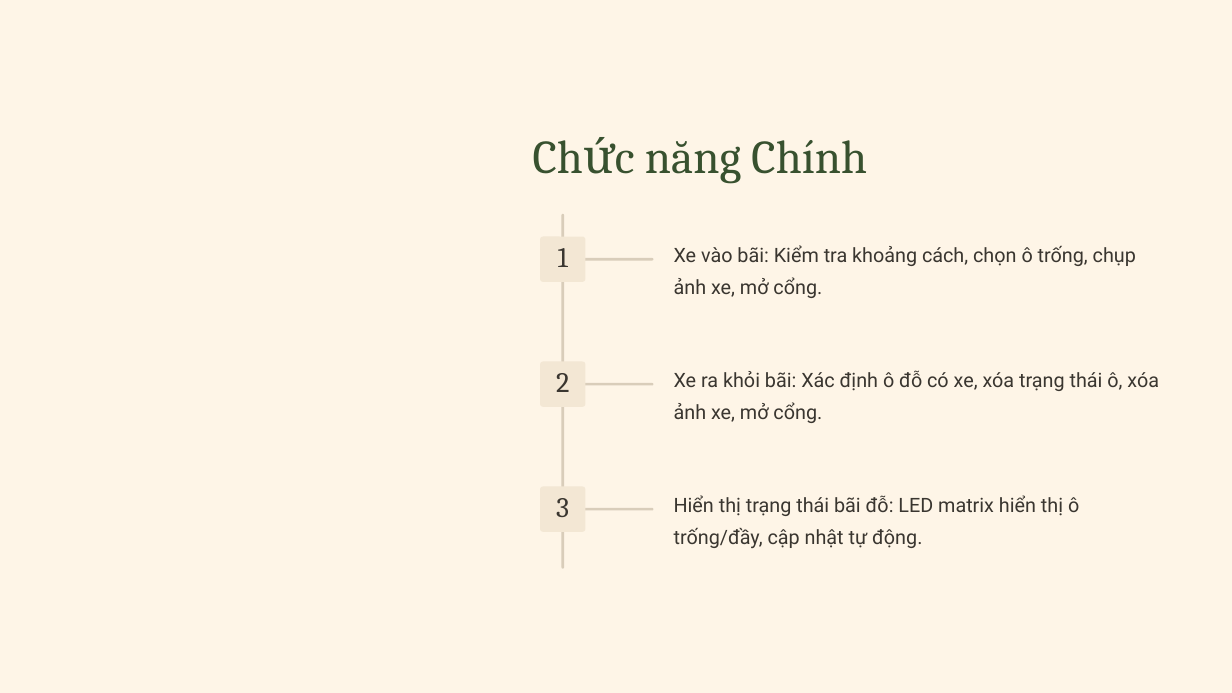
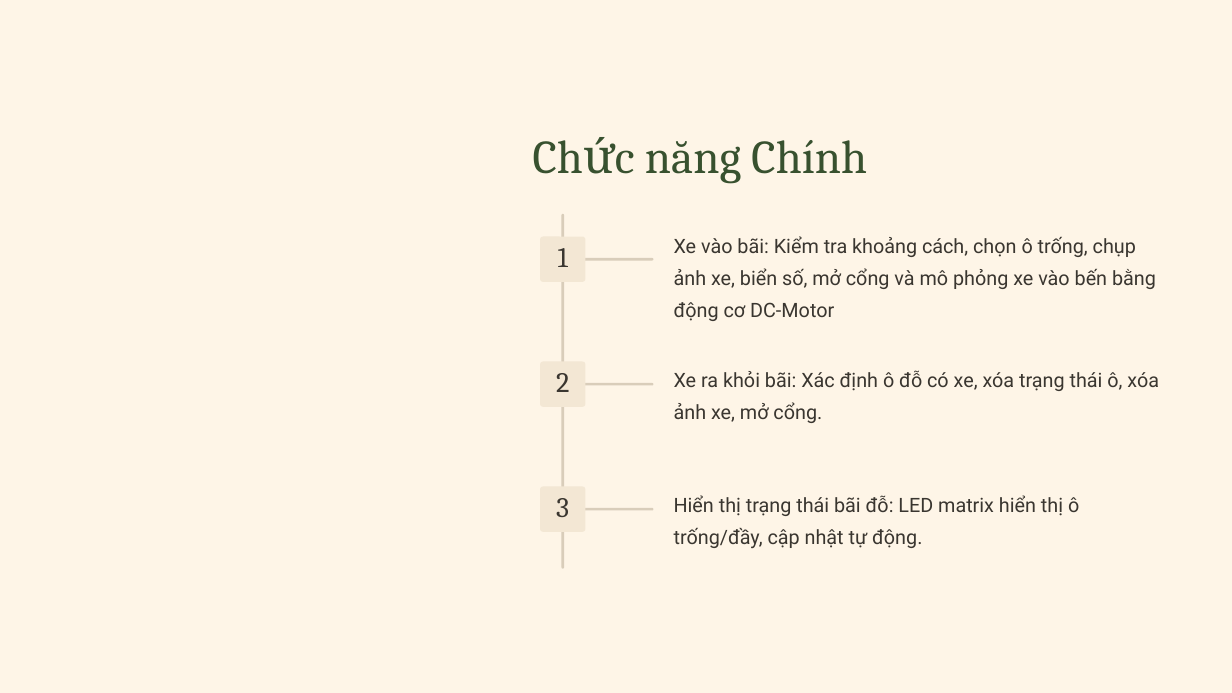
Before and after one commit to dangdoday/Smart-Parking, a slide deck: slide 6 of ppt.pptx. Drawn at 1232x693 pixels with LibreOffice and Linux fonts; fonts in the diff are those of the drawing; background and template pictures are left out. Boxes give left, top, right and bottom in pixels: in the first picture for what was removed or moved away, otherwise in the second. Text is boxed around its words. In the diff, an @@ line names an element or a change of style, - is before the commit and + after.

```diff
--- a/ppt.pptx
+++ b/ppt.pptx
@@ text at box(674, 236, 1156, 321): text changed @@
-Xe vào bãi: Kiểm tra khoảng cách, chọn ô trống, chụp ảnh xe, mở cổng.
+Xe vào bãi: Kiểm tra khoảng cách, chọn ô trống, chụp ảnh xe, biển số, mở cổng và mô phỏng xe vào bến bằng động cơ DC-Motor
```
Also in this commit, not shown: 1 other slide changed.
